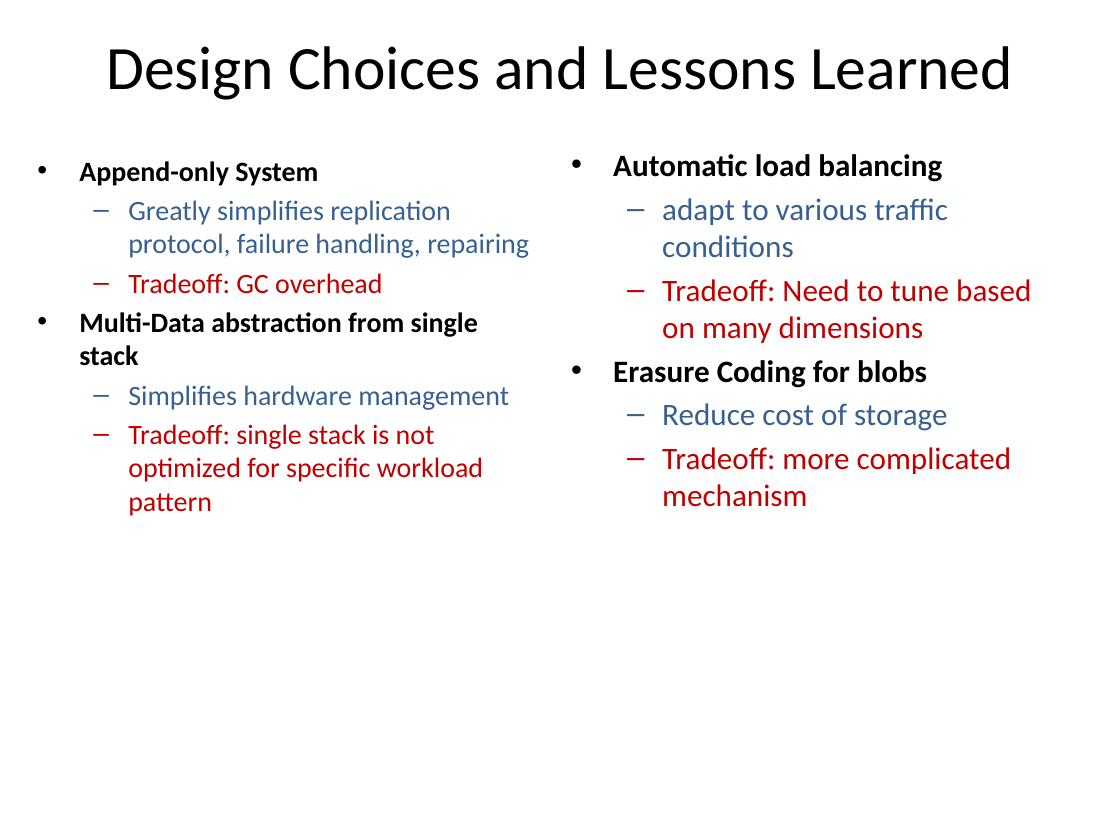
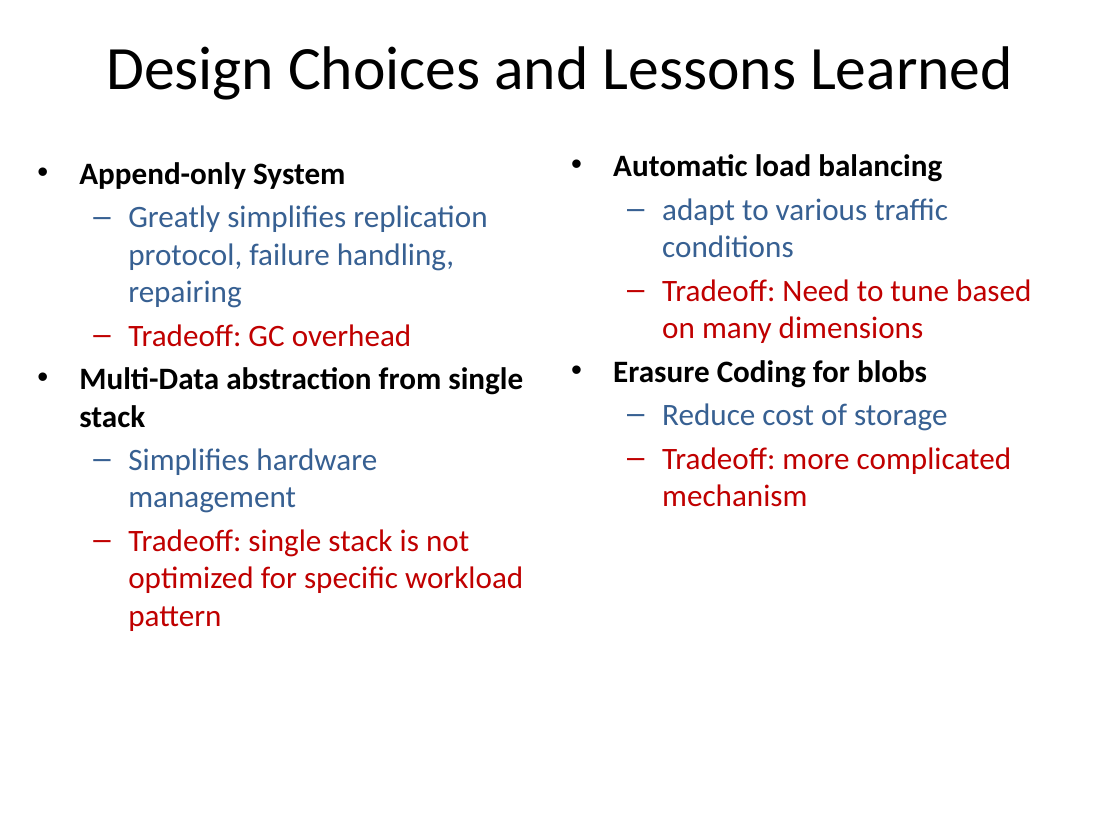
Before and after one commit to pnquanganh/distributed-storage-system, a slide deck: slide 3 of Paper Presentation/Presentation_part3.pptx. Drawn at 1120x840 pixels with LibreOffice and Linux fonts; fonts in the diff are those of the drawing. Boxes give left, top, right and bottom in pixels: in the first picture for what was removed or moved away, otherwise in the second. Text is boxed around its words. In the diff, an @@ line names an element or a change of style, - is before the commit and + after.

```diff
--- a/Paper Presentation/Presentation_part3.pptx
+++ b/Paper Presentation/Presentation_part3.pptx
@@ text "Append-only System" at [79,162,523,631]: size 18 to 20 pt @@
```
Also in this commit, not shown: 1 other slide changed.
